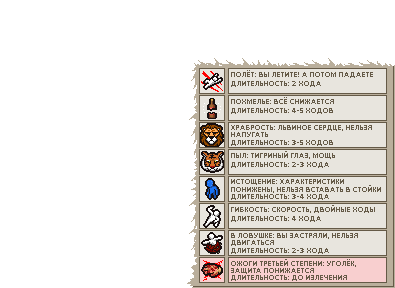
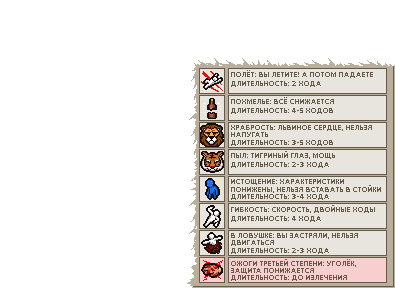
Layered file, before and after one edit (395 x 288). Changes by layer:
painted on "Layer 2" over box(231, 126, 284, 183)
